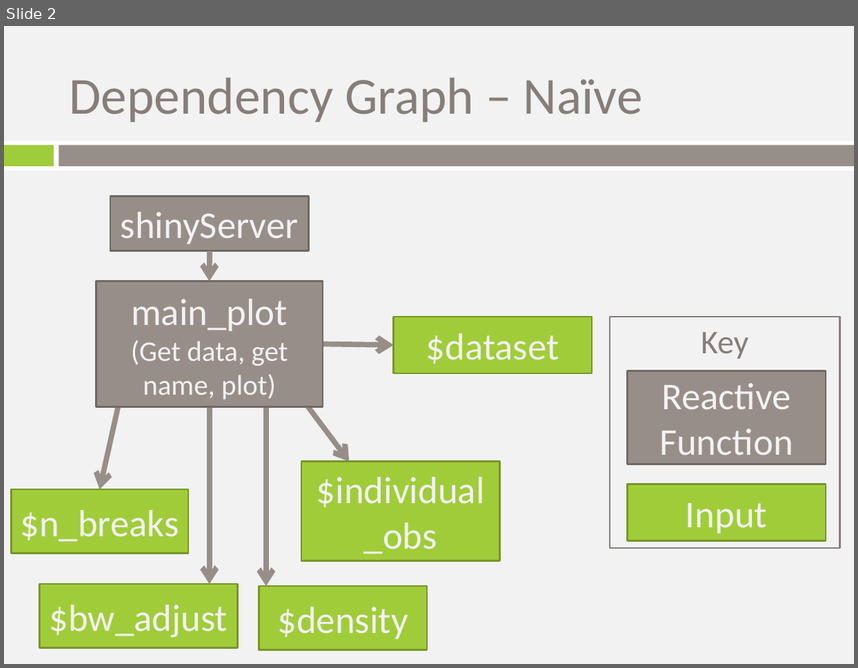
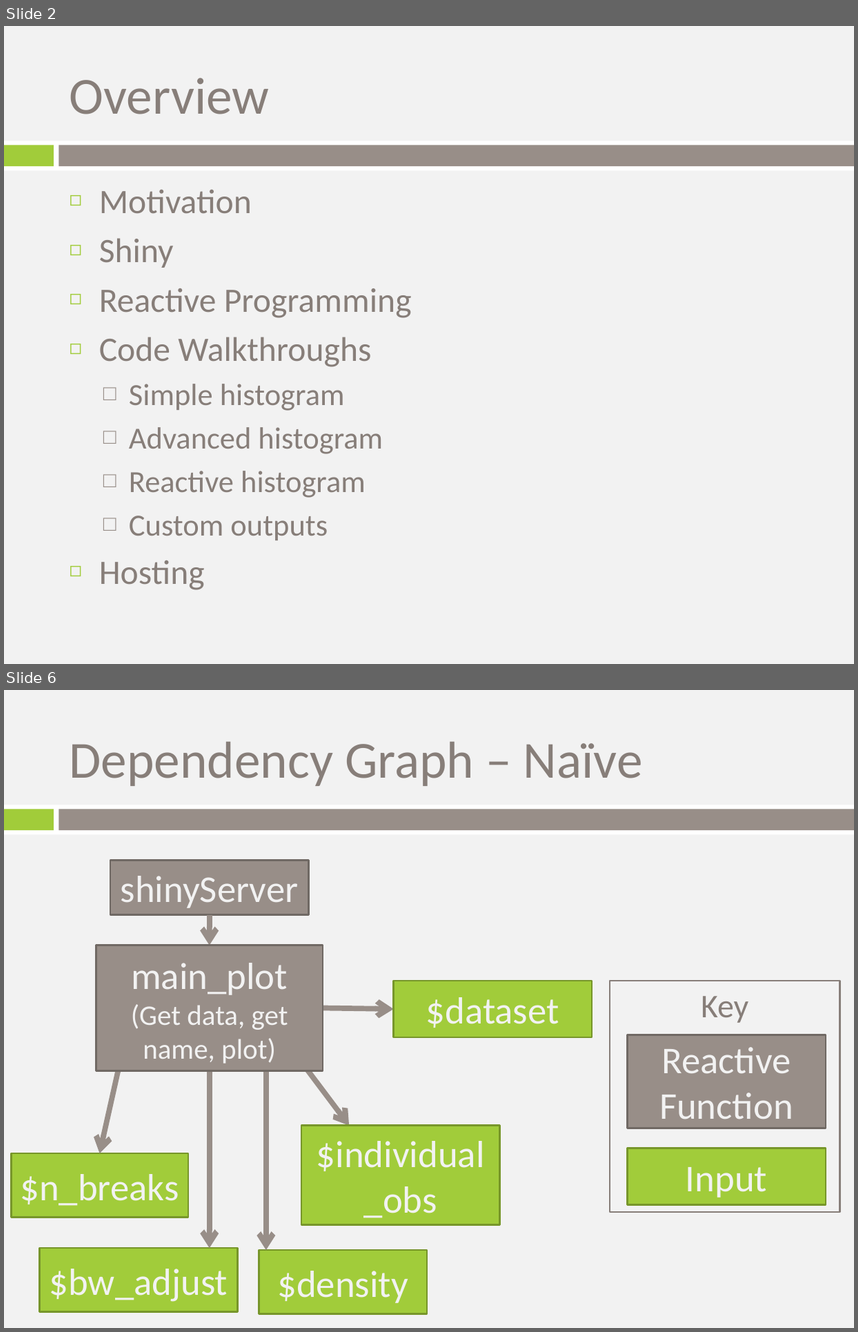
Before and after one commit to trestletech/shiny-sandbox, a slide deck: shiny_introduction.pptx. Shown one above the other, each under a label of ours: slide 2 before the commit, slides 2 and 6 after it; the slides between them are not shown. The pictures are 858x668 and 858x1332 pixels, drawn with LibreOffice and Linux fonts; fonts in the diff are those of the drawing; background and template pictures are left out. Boxes give left, top, right and bottom in pixels: in the first picture for what was removed or moved away, otherwise in the second. Text is boxed around its words. In the diff, an @@ line names an element or a change of style, - is before the commit and + after.

Commit message:
Added motivation and hosting slides.

```diff
--- a/shiny_introduction.pptx
+++ b/shiny_introduction.pptx
@@ slide 2 added at (4, 26, 854, 664), background picture (left out); not listed: 3 template elements that a slide beside it also shows @@
@@ title added at (70, 78, 270, 114), 44 pt, text #877E79 @@
+Overview
@@ text added at (99, 190, 412, 590), 26 pt, text #877E79 @@
+◻ Motivation
+◻ Shiny
+◻ Reactive Programming
+◻ Code Walkthroughs
+  □ Simple histogram
+  □ Advanced histogram
+  □ Reactive histogram
+  □ Custom outputs
+◻ Hosting
@@ what was slide 2 is now slide 6 @@
```
Also in this commit, not shown: 1 slide changed, 4 other slides added.
